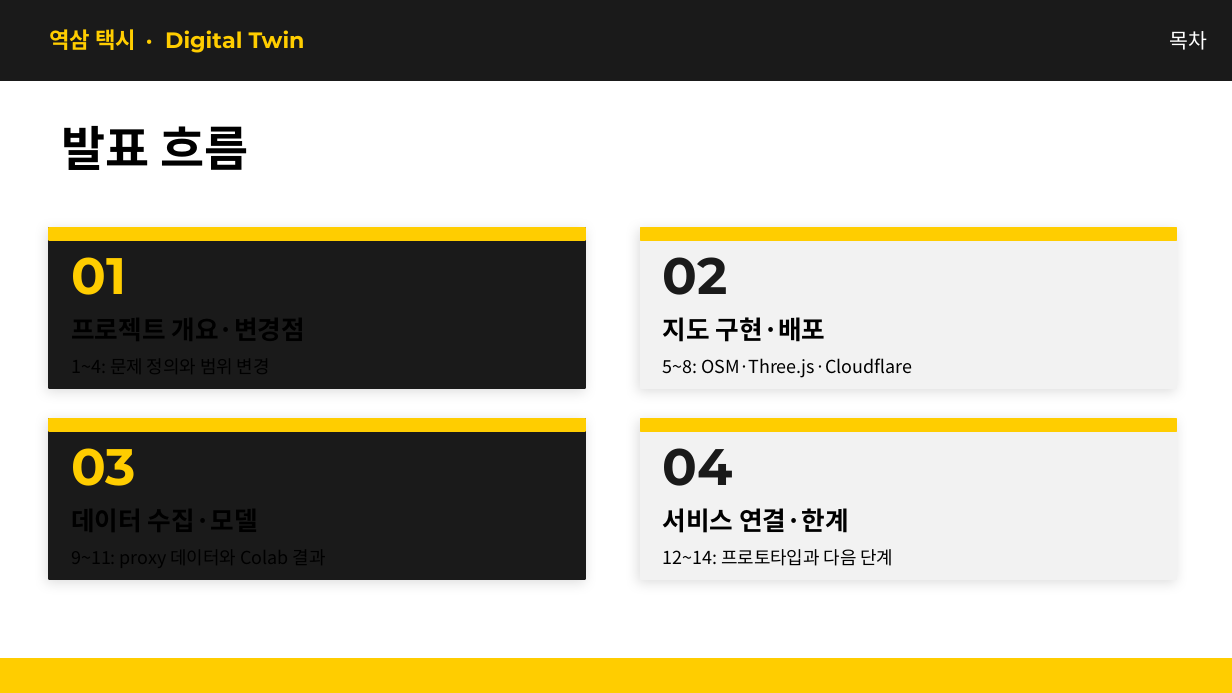
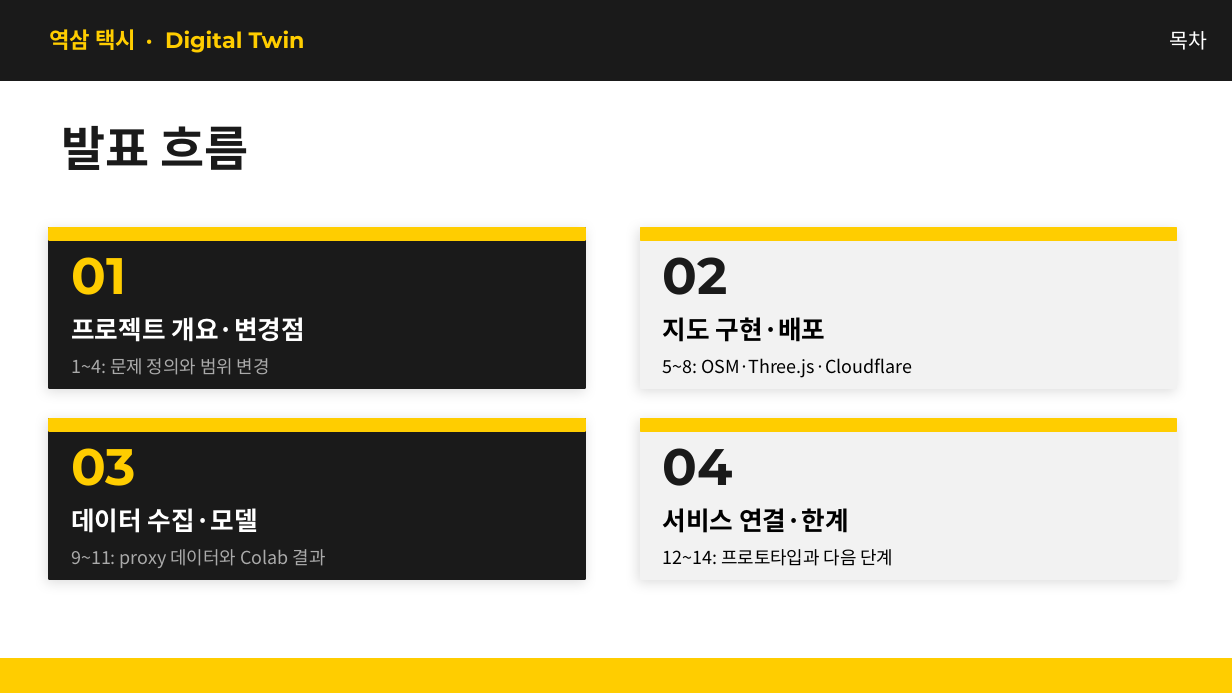
Before and after one commit to kimcanal/yeoksam-taxi, a slide deck: slide 2 of public/a-eye-presentation/A-Eye_midterm_data_collection_forecast.pptx. Drawn at 1232x693 pixels with LibreOffice and Linux fonts; fonts in the diff are those of the drawing. Boxes give left, top, right and bottom in pixels: in the first picture for what was removed or moved away, otherwise in the second. Text is boxed around its words. In the diff, an @@ line names an element or a change of style, - is before the commit and + after.

```diff
--- a/public/a-eye-presentation/A-Eye_midterm_data_collection_forecast.pptx
+++ b/public/a-eye-presentation/A-Eye_midterm_data_collection_forecast.pptx
@@ text "발표 흐름" at [62,126,248,170]: text colour #000000 to #1A1A1A @@
@@ text added at [71,317,305,342], 15 pt, text #FFFFFF, bold @@
+프로젝트 개요·변경점
@@ text added at [71,358,270,375], 10.5 pt, text #AAAAAA @@
+1~4: 문제 정의와 범위 변경
@@ text added at [71,508,258,533], 15 pt, text #FFFFFF, bold @@
+데이터 수집·모델
@@ text added at [71,549,326,568], 10.5 pt, text #AAAAAA @@
+9~11: proxy 데이터와 Colab 결과
```
Also in this commit, not shown: 10 other slides changed.
